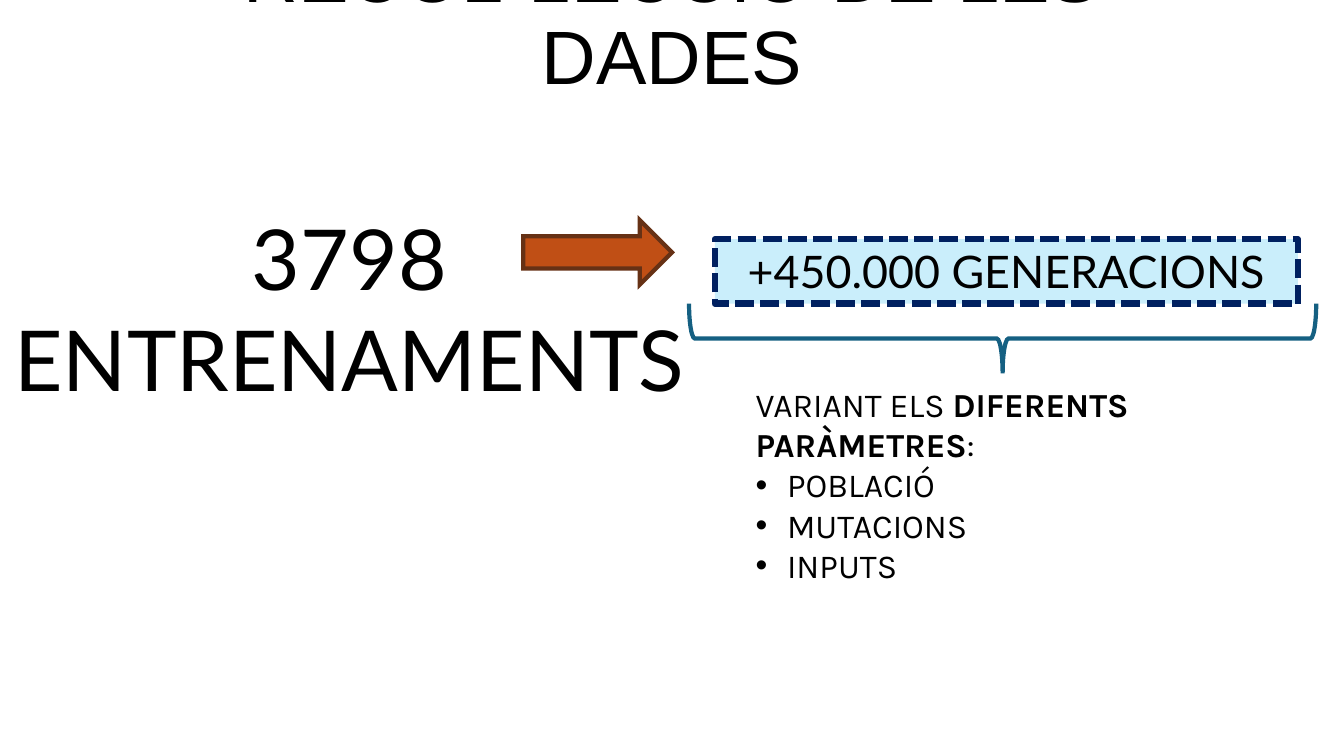
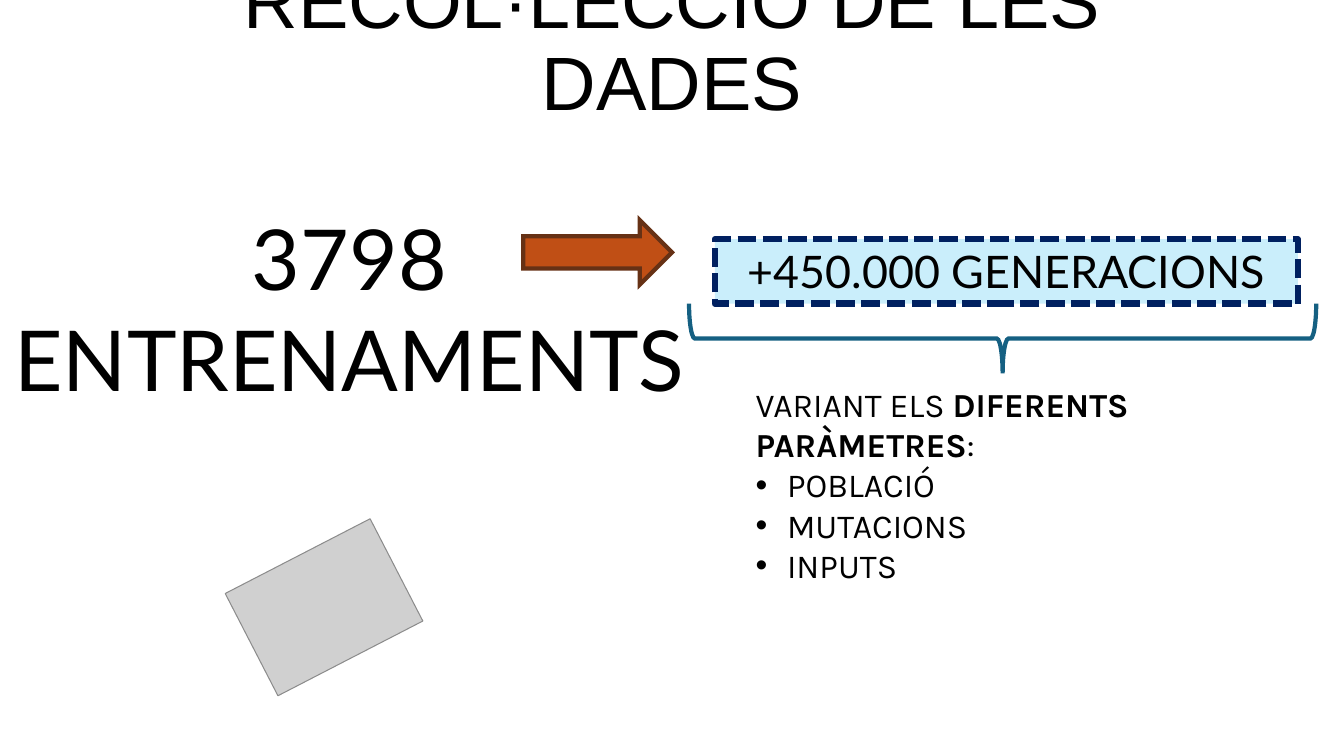
Before and after one commit to FerrerJan/Treball-de-Recerca-IA, a slide deck: slide 31 of TR_ESCRIT/PPT.pptx (slide 28 before the commit). Drawn at 1344x756 pixels with LibreOffice and Linux fonts; fonts in the diff are those of the drawing; grey boxes stand for pictures. Boxes give left, top, right and bottom in pixels: in the first picture for what was removed or moved away, otherwise in the second. Text is boxed around its words. In the diff, an @@ line names an element or a change of style, - is before the commit and + after.

```diff
--- a/TR_ESCRIT/PPT.pptx
+++ b/TR_ESCRIT/PPT.pptx
@@ title "RECOL·LECCIÓ DE LES DADES" rewrapped from box(244, 0, 1100, 85) to box(244, 0, 1100, 111) @@
@@ picture added at box(226, 518, 424, 695) @@
```
Also in this commit, not shown: 42 other slides changed, 6 slides added.
